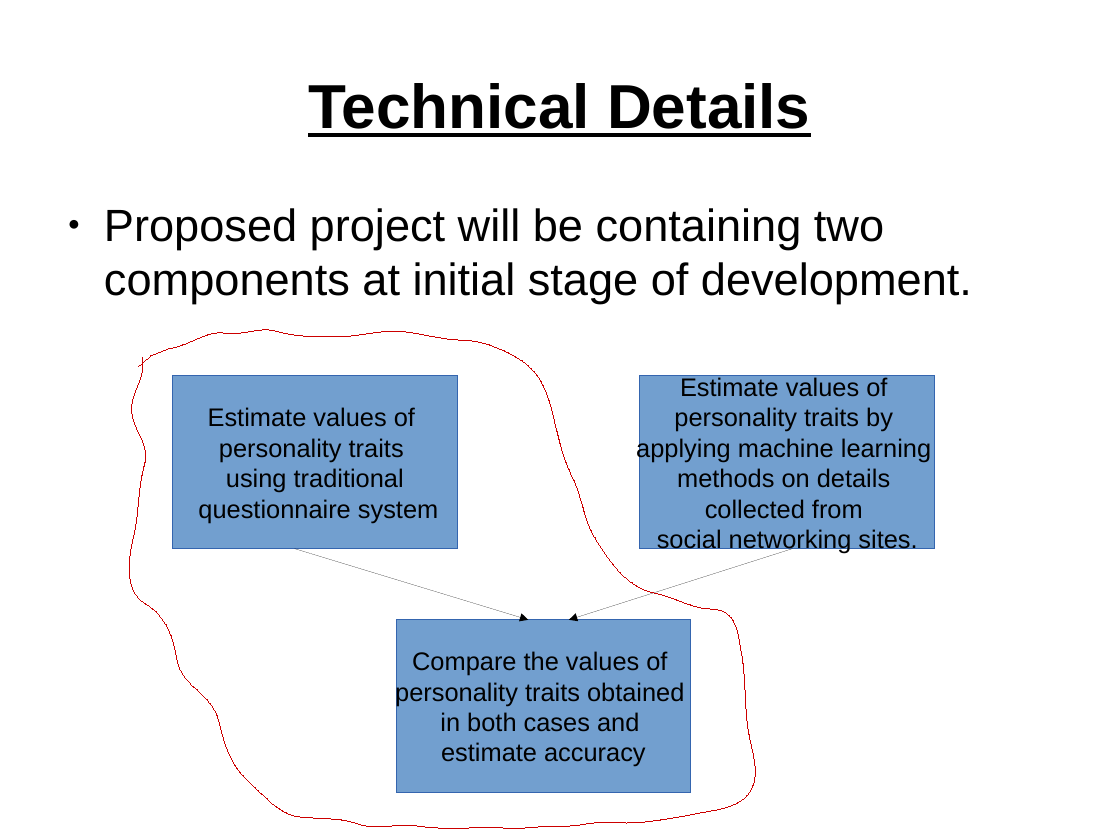
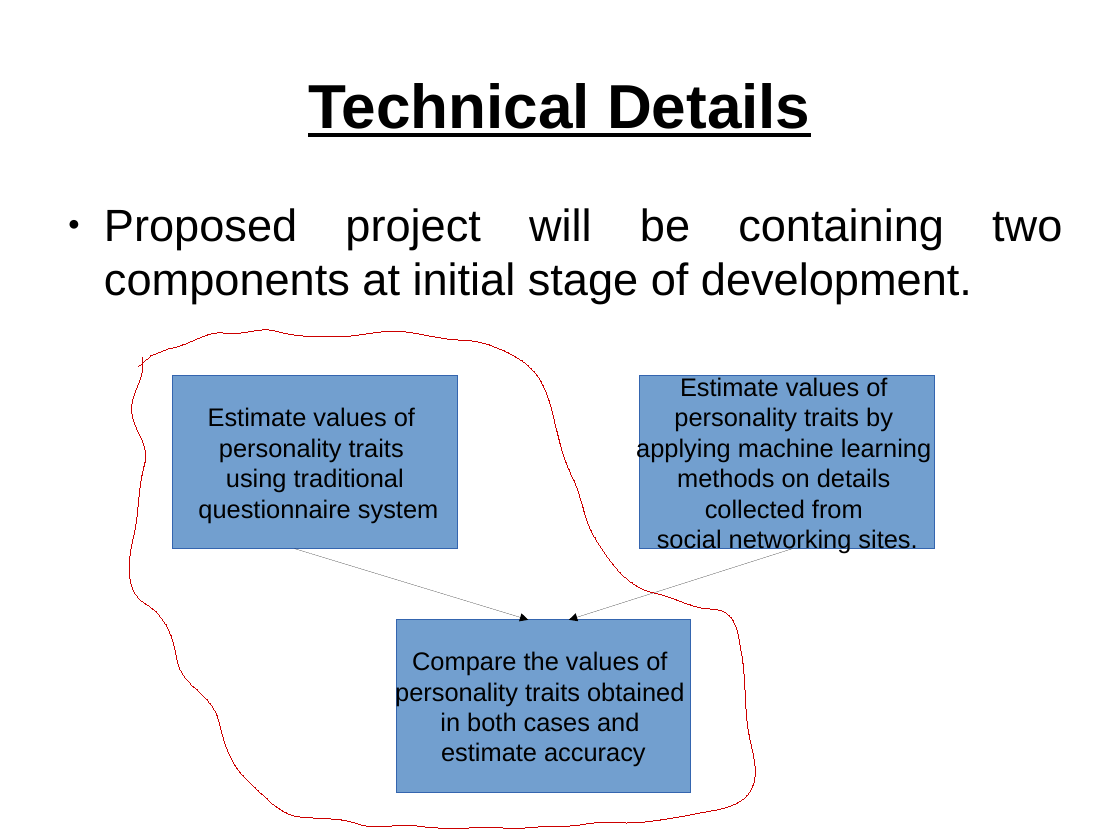
Before and after one commit to niyasc/Personality-Prediction-using-facebook-profile, a slide deck: slide 6 of Presentations/first.odp (slide 5 before the commit). Drawn at 1120x840 pixels with LibreOffice and Linux fonts; fonts in the diff are those of the drawing. Boxes give left, top, right and bottom in pixels: in the first picture for what was removed or moved away, otherwise in the second. Text is boxed around its words. In the diff, an @@ line names an element or a change of style, - is before the commit and + after.

```diff
--- a/Presentations/first.odp
+++ b/Presentations/first.odp
@@ text "Proposed project will be containing ..." at bbox=[104, 208, 1062, 304]: alignment left to justified @@
```
Also in this commit, not shown: 6 other slides changed, 2 slides added, 1 slide removed, 11 other files.
